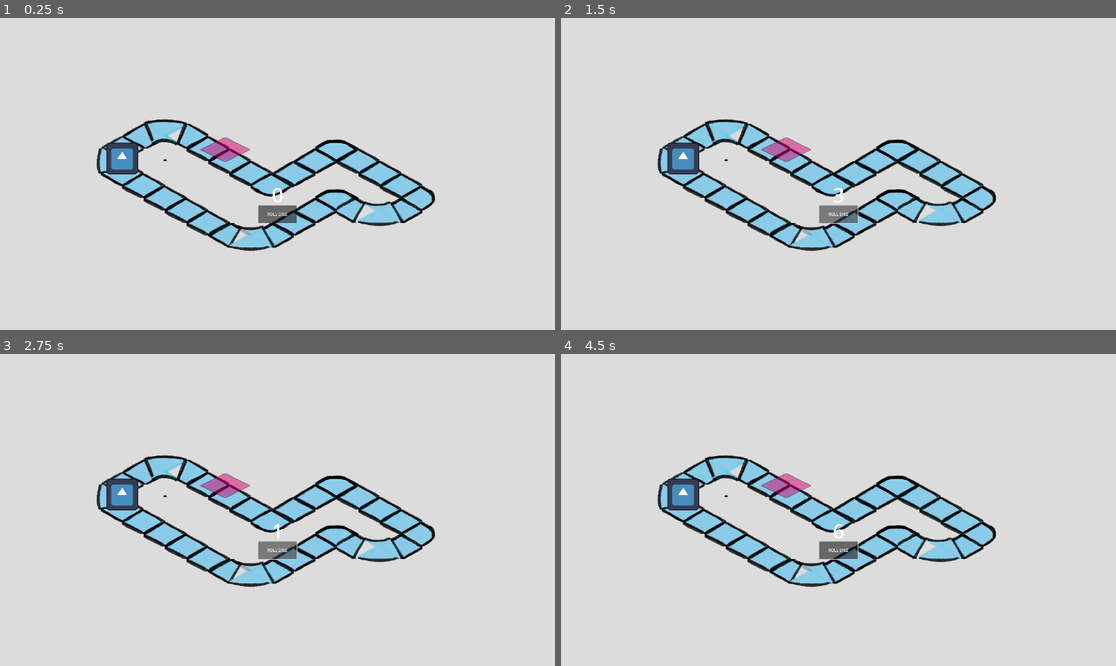
Above: before the commit, frames 1-4 (two rows, left to right).
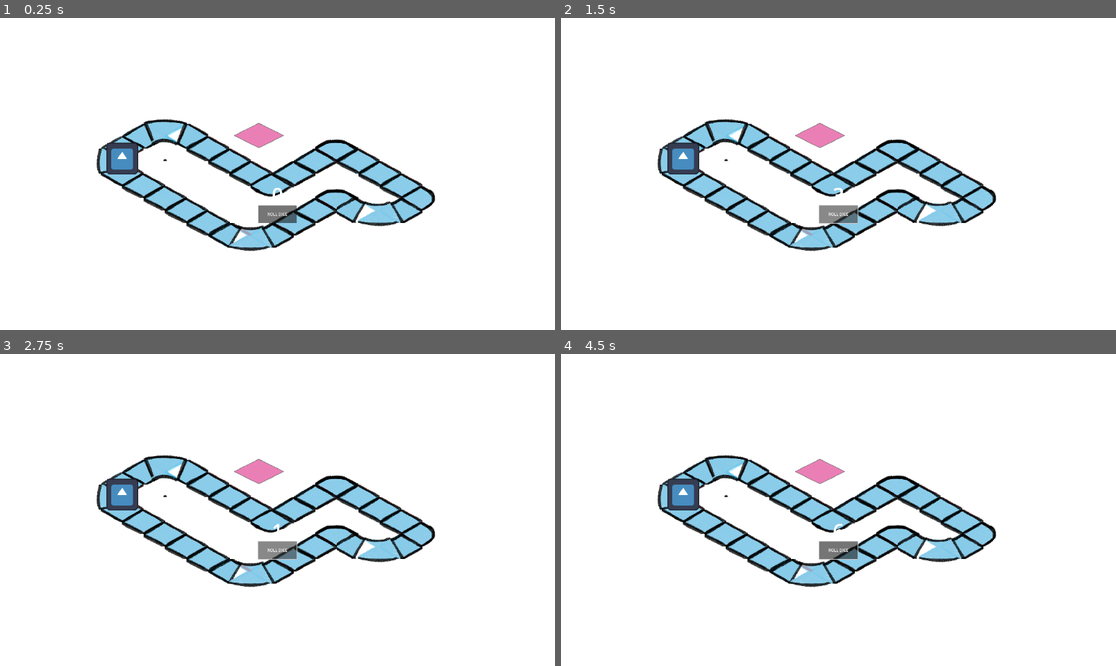
Above: after the commit, the same moments.

Repository: amriotn/hra-s-kartami
Game: Godot game, scene res://main.tscn
The game is run twice, just before and just after one commit, with the same random seed, the same clock (stepped at 60 frames per second) and the same inputs. The project has no main scene, so this scene is started directly. The engine's default icon, where the game draws it, is replaced by a stand-in: a white triangle on a blue panel in a dark square.
Inputs (mouse positions are in pixels of both pictures, inside the frame that each line leads up to):
- Up to frame 1 (0.25 s): no input
- Up to frame 2 (1.5 s): click "ROLL DICE" at 0.5 s; click "ROLL DICE" at 1.25 s
- Up to frame 3 (2.75 s): click "ROLL DICE" at 2 s
- Up to frame 4 (4.5 s): tap Enter at 2.75, 4.25 s; move the mouse to (960, 494) at 2.77 s; press the mouse at (960, 494) at 2.78 s; tap Space at 3.5 s; move the mouse to (727, 525) at 3.52 s; release the mouse at (727, 525) at 3.53 s; click (727, 525) at 3.6 s; move the mouse to (894, 441) at 4.27 s; press the mouse at (894, 441) at 4.28 s

The runs differ from the first frame. In frame 1, 90% of the frame differs, in the area x 0-100%, y 0-100%; in frame 2, 90%; in frame 3, 90%; in frame 4, 90%.

Commit message:
Oprava Highlight Tile

Diff:
--- a/Highlight.gd
+++ b/Highlight.gd
@@ -1,4 +1,4 @@
-extends Sprite2D
+extends Area2D
 
 
 # Called when the node enters the scene tree for the first time.
@@ -10,11 +10,8 @@
 func _process(delta):
 	pass
 
-func _input(event):
-	if event is InputEventMouseButton and event.is_action_pressed("left_click"):
-		if get_viewport_rect().has_point(to_local(event.position)):
-			print("You selected:", self.name)
 
-func _unhandled_input(event):
-	if event is InputEventMouseButton and event.is_action_pressed("left_click"):
-		print("You selected:")
+
+func _on_input_event(viewport, event, shape_idx):
+	if (event is InputEventMouseButton && event.pressed):
+		print('Clicked')
--- /dev/null
+++ b/Highlight.tscn
@@ -0,0 +1,18 @@
+[gd_scene load_steps=3 format=3 uid="uid://cfus6p747cr68"]
+
+[ext_resource type="Texture2D" uid="uid://jcq6b7k0tesd" path="res://tile.png" id="1_qv1tr"]
+[ext_resource type="Script" path="res://Highlight.gd" id="2_jwjai"]
+
+[node name="Area2D" type="Area2D"]
+script = ExtResource("2_jwjai")
+metadata/_edit_group_ = true
+
+[node name="Tile" type="Sprite2D" parent="."]
+modulate = Color(1, 0, 1, 0.501961)
+texture = ExtResource("1_qv1tr")
+
+[node name="CollisionPolygon2D" type="CollisionPolygon2D" parent="."]
+modulate = Color(0, 1, 0, 1)
+polygon = PackedVector2Array(100, 0, 0, 50, -100, 0, 0, -50)
+
+[connection signal="input_event" from="." to="." method="_on_input_event"]
--- /dev/null
+++ b/main.gd
@@ -0,0 +1,23 @@
+extends Node2D
+
+
+# Called when the node enters the scene tree for the first time.
+func _ready():
+	pass # Replace with function body.
+
+
+# Called every frame. 'delta' is the elapsed time since the previous frame.
+func _process(delta):
+	pass
+
+"""
+func _input(event):
+   # Mouse in viewport coordinates.
+	if event is InputEventMouseButton:
+		print("Mouse Click/Unclick at: ", event.position)
+	elif event is InputEventMouseMotion:
+		print("Mouse Motion at: ", event.position)
+
+	# Print the size of the viewport.
+	print("Viewport Resolution is: ", get_viewport_rect().size)
+"""
--- a/main.tscn
+++ b/main.tscn
@@ -1,13 +1,14 @@
-[gd_scene load_steps=13 format=3 uid="uid://bckbgvxul5a5t"]
-
+[gd_scene load_steps=14 format=3 uid="uid://bckbgvxul5a5t"]
+
+[ext_resource type="Script" path="res://main.gd" id="1_7sub8"]
 [ext_resource type="Script" path="res://DiceNumber.gd" id="1_etkmo"]
 [ext_resource type="Texture2D" uid="uid://bh8i5dlbqpq0m" path="res://Z pohadky do pohádky  (6).png" id="1_w84ph"]
 [ext_resource type="Texture2D" uid="uid://1ukke8nausj1" path="res://Z pohadky do pohádky  (7).png" id="2_3w0w7"]
+[ext_resource type="Texture2D" uid="uid://b55o4lsvxlm8y" path="res://BG.png" id="2_dlnxg"]
 [ext_resource type="Texture2D" uid="uid://bmni3on41pgb" path="res://Z pohadky do pohádky  (8).png" id="3_faouc"]
 [ext_resource type="Texture2D" uid="uid://etq7tq5jmrvk" path="res://icon.svg" id="3_lvpw0"]
 [ext_resource type="Script" path="res://player1.gd" id="4_75peq"]
-[ext_resource type="Texture2D" uid="uid://jcq6b7k0tesd" path="res://tile.png" id="6_vwxio"]
-[ext_resource type="Script" path="res://Highlight.gd" id="8_qsr7g"]
+[ext_resource type="PackedScene" uid="uid://cfus6p747cr68" path="res://Highlight.tscn" id="7_ffnu3"]
 
 [sub_resource type="TileSetAtlasSource" id="TileSetAtlasSource_nuybm"]
 texture = ExtResource("1_w84ph")
@@ -220,13 +221,12 @@
 sources/2 = SubResource("TileSetAtlasSource_w2pf2")
 
 [node name="Node2D" type="Node2D"]
-
-[node name="BG" type="ColorRect" parent="."]
-offset_left = -287.0
-offset_top = -78.0
-offset_right = 3961.0
-offset_bottom = 2582.0
-color = Color(0.862745, 0.862745, 0.862745, 1)
+script = ExtResource("1_7sub8")
+
+[node name="Bg" type="Sprite2D" parent="."]
+position = Vector2(1920, 809)
+scale = Vector2(19.16, 8.08)
+texture = ExtResource("2_dlnxg")
 
 [node name="TileMap" type="TileMap" parent="."]
 tile_set = SubResource("TileSet_qdxuc")
@@ -235,14 +235,21 @@
 
 [node name="player1" type="Sprite2D" parent="."]
 texture_filter = 1
-position = Vector2(1540, 554)
 texture = ExtResource("3_lvpw0")
 offset = Vector2(0, -60)
 script = ExtResource("4_75peq")
 
-[node name="Marker2D" type="Marker2D" parent="player1"]
-visible = false
+[node name="EastMarker" type="Marker2D" parent="player1"]
 position = Vector2(100, 50)
+
+[node name="NorthMarker" type="Marker2D" parent="player1"]
+position = Vector2(100, -50)
+
+[node name="WestMarker" type="Marker2D" parent="player1"]
+position = Vector2(-100, -50)
+
+[node name="SouthMarker" type="Marker2D" parent="player1"]
+position = Vector2(-100, 50)
 
 [node name="Camera2D" type="Camera2D" parent="."]
 position = Vector2(1837, 702)
@@ -282,17 +289,8 @@
 vertical_alignment = 1
 script = ExtResource("1_etkmo")
 
-[node name="Tile" type="Sprite2D" parent="Camera2D"]
-modulate = Color(1, 0, 1, 0.501961)
-position = Vector2(-211, -98)
-texture = ExtResource("6_vwxio")
-script = ExtResource("8_qsr7g")
-
-[node name="Area2D" type="Area2D" parent="Camera2D/Tile"]
-
-[node name="CollisionPolygon2D" type="CollisionPolygon2D" parent="Camera2D/Tile/Area2D"]
-modulate = Color(0, 1, 0, 1)
-polygon = PackedVector2Array(100, 0, 0, 50, -100, 0, 0, -50)
+[node name="Area2D" parent="." instance=ExtResource("7_ffnu3")]
+position = Vector2(1762, 547)
 
 [connection signal="pressed" from="Camera2D/RollDice_button" to="player1" method="_on_roll_dice_button_pressed"]
 [connection signal="pressed" from="Camera2D/RollDice_button" to="Camera2D/DiceNumber" method="_on_roll_dice_button_pressed"]
Binary file added: BG.png
Not shown, added: BG.png.import
